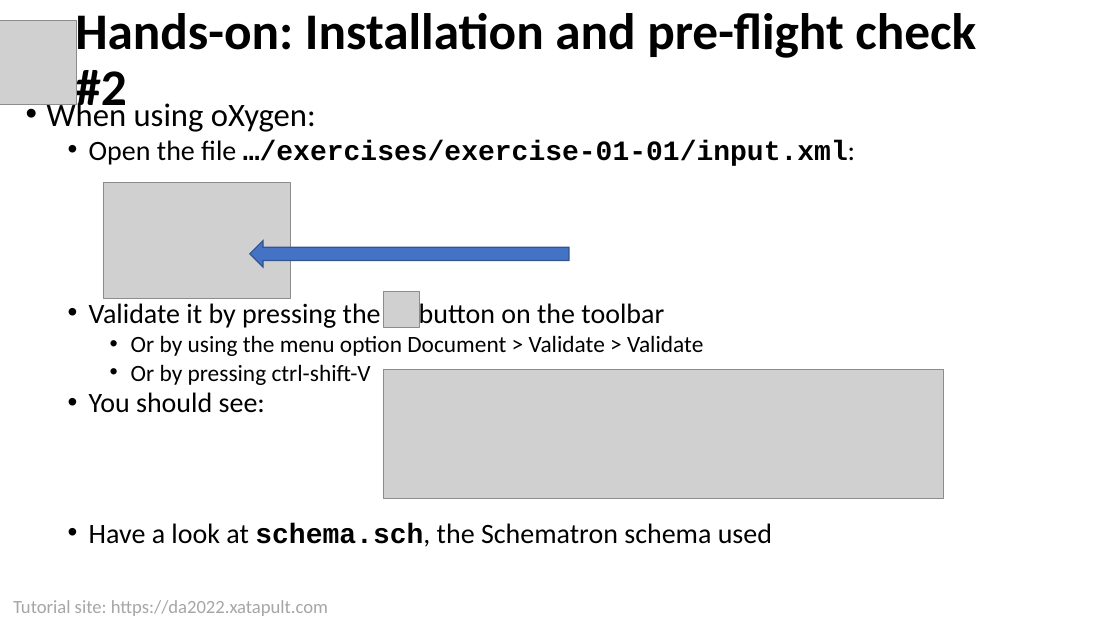
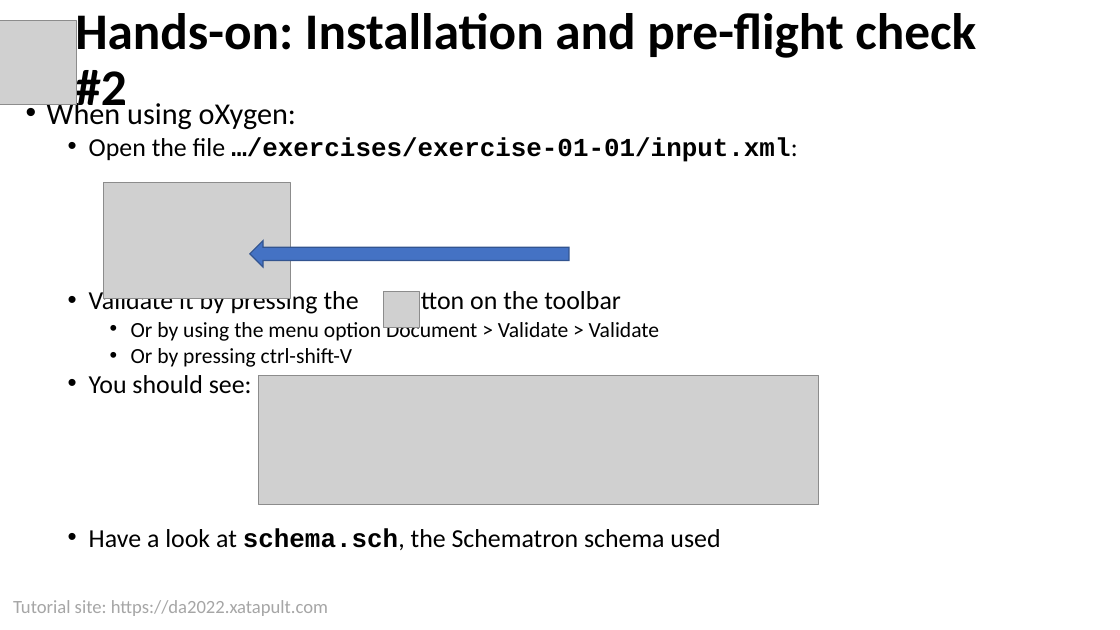
Before and after one commit to xatapult/da-2022-schematron, a slide deck: slide 7 of presentation/Schematron Tutorial DA 2022.pptx (slide 6 before the commit). Drawn at 1120x630 pixels with LibreOffice and Linux fonts; fonts in the diff are those of the drawing; grey boxes stand for pictures; background and template pictures are left out. Boxes give left, top, right and bottom in pixels: in the first picture for what was removed or moved away, otherwise in the second. Text is boxed around its words. In the diff, an @@ line names an element or a change of style, - is before the commit and + after.

```diff
--- a/presentation/Schematron Tutorial DA 2022.pptx
+++ b/presentation/Schematron Tutorial DA 2022.pptx
@@ text "When using oXygen:" at bbox=[47, 99, 797, 550]: size 28 to 25.9 pt in "When using oXygen:"; size 24 to 22.2 pt in "Open the file …/exercises/exercise-01-01/input.xml:", "Validate it by pressing the button on ...", "You should see:", "Have a look at schema.sch, the Schematron ..."; size 20 to 18.5 pt in "Or by using the menu option Document ...", "Or by pressing ctrl-shift-V" @@
@@ picture: place and size @@
-picture at bbox=[383, 370, 944, 499]
+picture at bbox=[259, 376, 819, 505]
```
Also in this commit, not shown: 5 other slides changed, 5 slides added, 22 other files.
